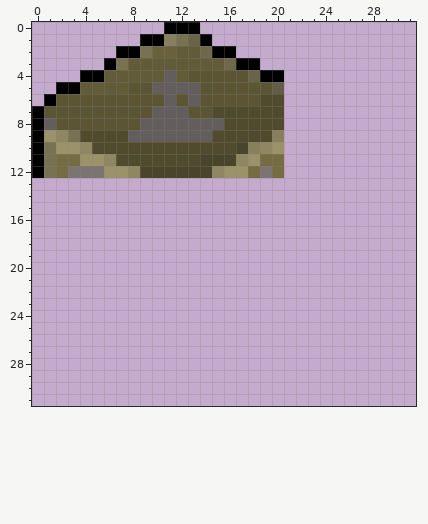
Two versions of one pixel-art sprite, assets/minecraft/textures/custom/diamond_pickaxe/armor/grand_exchange_set/steel_armour_set_lg.png. Above is the file before it was changed.
The file is 32x32 pixels. Colours within 5 levels of each other are drawn and written as one. The old version is drawn lined up with the new one.
After:
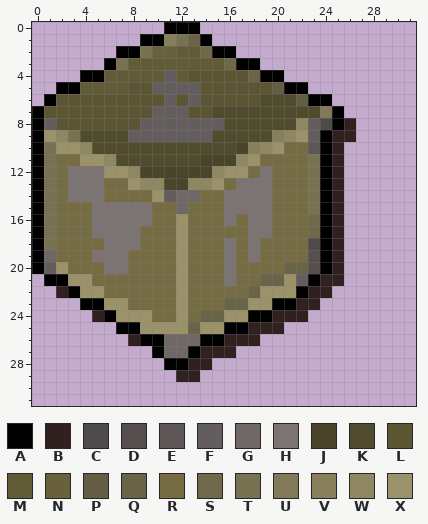
Palette (. is transparent): A #000001  B #302020  C #4f4a4a  D #554f4f  E #5d5656  F #645d5d  G #6f6867  H #7c7473  J #49442a  K #514b2e  L #5c5534  M #625b38  N #69613c  P #635d43  Q #696347  R #756c43  S #6f684b  T #797252  U #817958  V #88805d  W #8f8761  X #9b9269
Difference:
whole drawing moved by -11,-19 (the old picture is shown already moved)
@@ x 0..31 @@
  4 ....AAMMMMMFMLLLLLQAA...........
- 5 ..AAMMMMLLFFFFLLLLLLP...........
- 6 .ALLLLLLLLLFLFLLLLLKK...........
- 7 ALLLLLLLLLFFFLLKKKKKK...........
- 8 AFLLLLLLLFFFFFFFKKKKK...........
- 9 AXWTKKKKFFFFFFFKKKKKV...........
-10 ATXXWKKKKKKKKKKKKJVWX...........
-11 ATRRXXWKKKKKKKJJJWXRR...........
-12 ATRHHHXXWJJJJJJWXXRHR...........
-13 ................................
-14 ................................
-15 ................................
-16 ................................
-17 ................................
-18 ................................
-19 ................................
-20 ................................
-21 ................................
-22 ................................
-23 ................................
-24 ................................
-25 ................................
-26 ................................
-27 ................................
-28 ................................
-29 ................................
+ 5 ..AAMMMMLLFFFFLLLLLLPAA.........
+ 6 .ALLLLLLLLLFLFLLLLLKKKPAA.......
+ 7 ALLLLLLLLLFFFLLKKKKKKKKKUA......
+ 8 AFLLLLLLLFFFFFFFKKKKKKWFCAB.....
+ 9 AXWTKKKKFFFFFFFKKKKKVWXFABB.....
+10 ATXXWKKKKKKKKKKKKJVWXRREAB......
+11 ATRRXXWKKKKKKKJJJWXRRRRTAB......
+12 ATRHHHXXWJJJJJJWXXRHRRRTAB......
+13 ATRHHHRRXWWJJWWXRHHHRRRTAB......
+14 ATRHHHRRRRXFGGRRHHHHRRRTAB......
+15 ATRRRHHHHHRRGRRRHHHHRRRTAB......
+16 ATRRRHHHHHRRXRRRHRHHRRRSAB......
+17 ATRRRHHHHRRRXRRRRRHHRRRSAB......
+18 ATRRRRHHHRRRXRRRHRHRRRRCAB......
+19 AGRRRHHHRRRRXRRRHRHRRRRDAB......
+20 AFXRRRHHRRRRXRRRHRRRRQQDAB......
+21 .AAXXRRRRRRRXRRRHRRQQXFABB......
+22 ..BAXXRRRRRRXRRRRRQXXXABB.......
+23 ....AAXXRRRRXRRRQQXXAABB........
+24 .....BAXXXRRXRQQXXAABBB.........
+25 .......AAXXXXQXXAABBB...........
+26 ........BAAGGGAABBB.............
+27 ..........AGGABBB...............
+28 ...........AABB.................
+29 ............BB..................
 30 ................................
Pixel boxes of the changes (left, top, right, bottom) in both pictures:
added: (32, 82, 356, 382)
